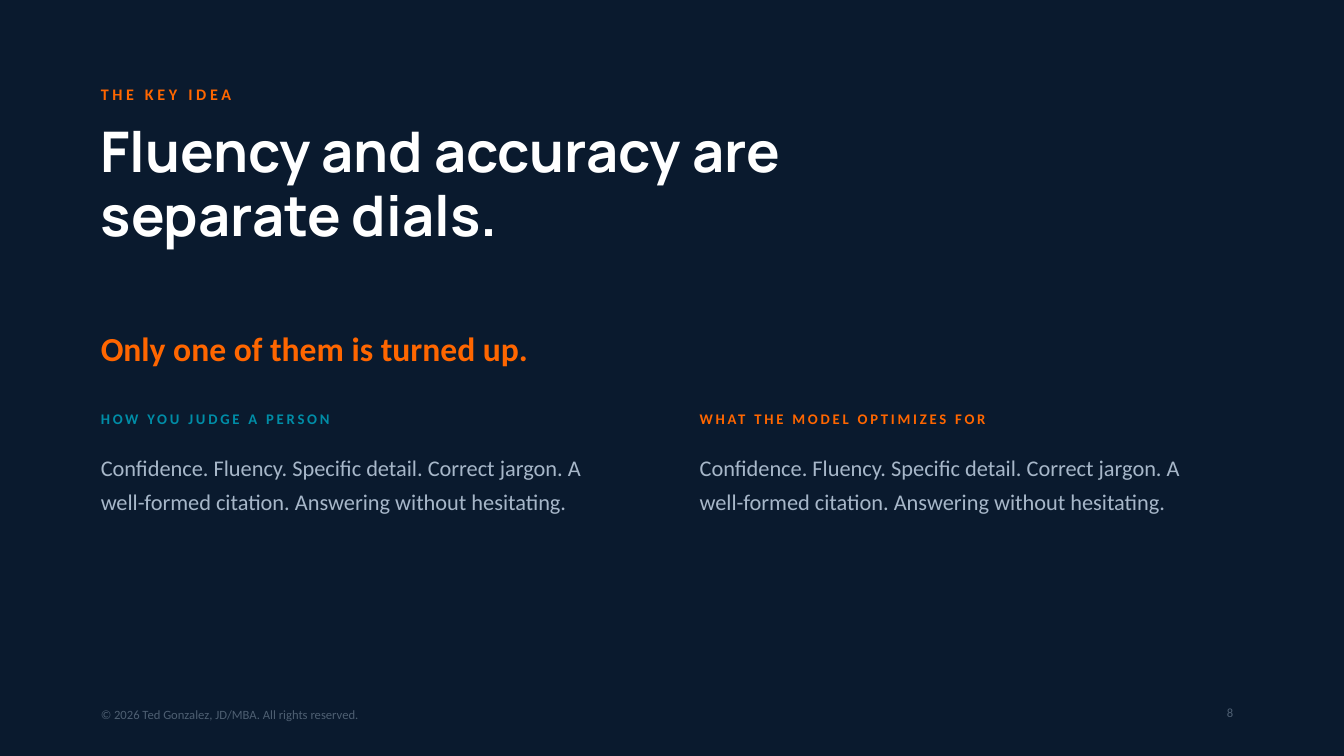
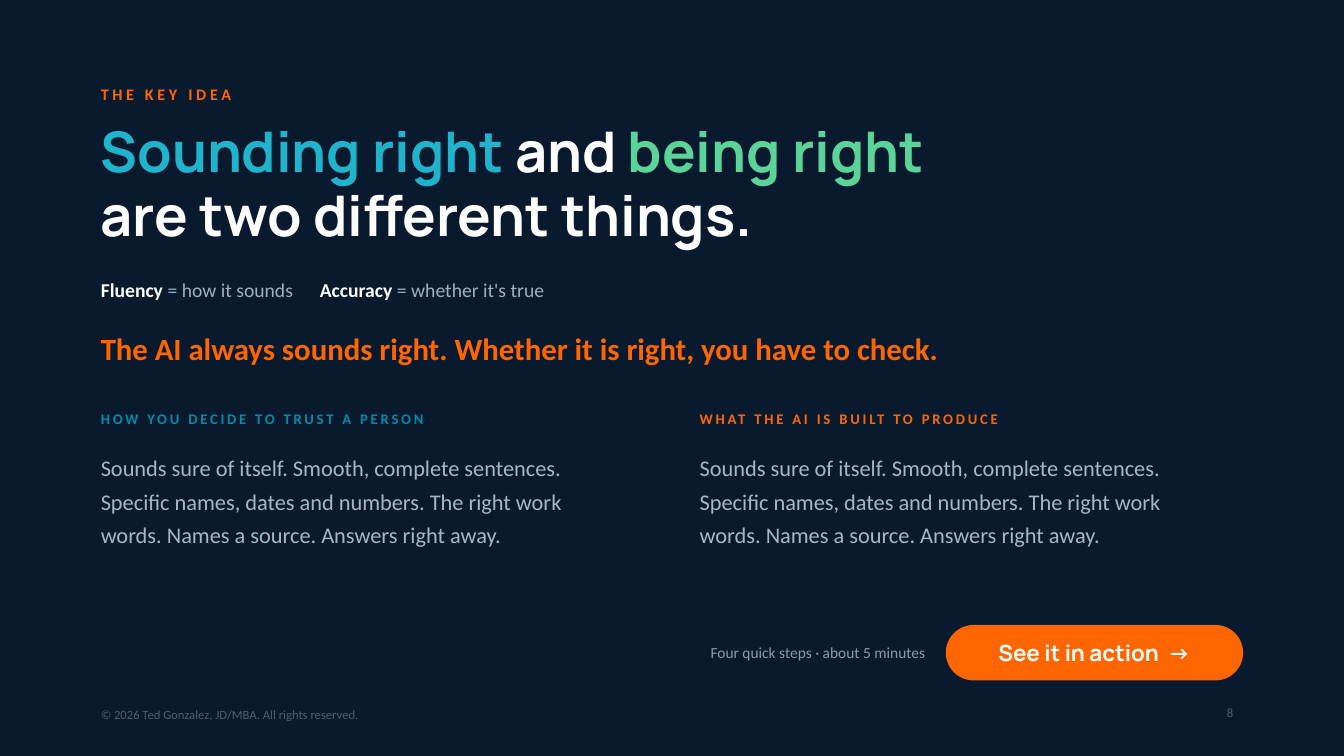
Before and after one commit to tedg145/mcc-professional-development, a slide deck: slide 8 of presentations/files/foundations.pptx. Drawn at 1344x756 pixels with LibreOffice and Linux fonts; fonts in the diff are those of the drawing. Boxes give left, top, right and bottom in pixels: in the first picture for what was removed or moved away, otherwise in the second. Text is boxed around its words. In the diff, an @@ line names an element or a change of style, - is before the commit and + after.

Commit message:
Foundations deck: plain-language slide 8 + See it in action button

```diff
--- a/presentations/files/foundations.pptx
+++ b/presentations/files/foundations.pptx
@@ text at [101, 131, 924, 251]: text changed @@
-Fluency and accuracy are
-separate dials.
+Sounding right and being right
+are two different things.
@@ text added at [101, 283, 544, 300], 14 pt, text #9FB0C3 @@
+Fluency = how it sounds Accuracy = whether it's true
@@ text at [101, 338, 938, 366]: text changed; size 24 to 22 pt @@
-Only one of them is turned up.
+The AI always sounds right. Whether it is right, you have to check.
@@ text at [101, 414, 423, 424]: text changed @@
-HOW YOU JUDGE A PERSON
+HOW YOU DECIDE TO TRUST A PERSON
@@ text at [101, 460, 561, 547]: text changed @@
-Confidence. Fluency. Specific detail. Correct jargon. A well-formed citation. Answering without hesitating.
+Sounds sure of itself. Smooth, complete sentences. Specific names, dates and numbers. The right work words. Names a source. Answers right away.
@@ text at [700, 460, 1160, 547]: text changed @@
-Confidence. Fluency. Specific detail. Correct jargon. A well-formed citation. Answering without hesitating.
+Sounds sure of itself. Smooth, complete sentences. Specific names, dates and numbers. The right work words. Names a source. Answers right away.
@@ text at [1029, 494, 1063, 510]: text changed @@
-WHAT THE MODEL OPTIMIZES FOR
+WHAT THE AI IS BUILT TO PRODUCE
@@ rounded rectangle added at [946, 625, 1243, 681], fill #FF6600, 16 pt, text #FFFFFF, bold @@
+See it in action →
@@ text added at [711, 647, 925, 661], 11 pt, text #8A9BB0 @@
+Four quick steps · about 5 minutes
```
